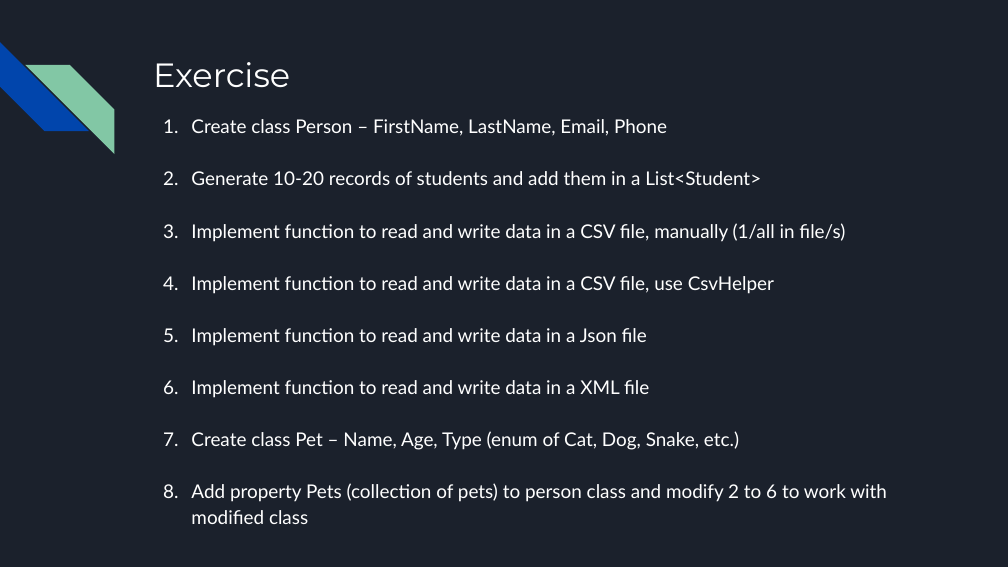
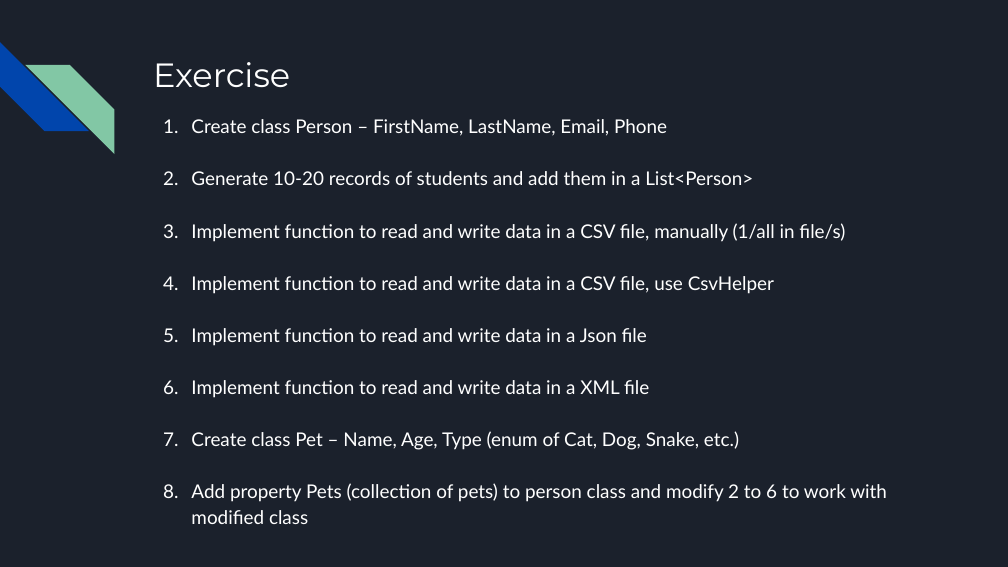
Before and after one commit to bulhard/Principles_Of_Programming, a slide deck: slide 21 of _Presentations/08 Storing Data.pptx. Drawn at 1008x567 pixels with LibreOffice and Linux fonts; fonts in the diff are those of the drawing. Boxes give left, top, right and bottom in pixels: in the first picture for what was removed or moved away, otherwise in the second. Text is boxed around its words. In the diff, an @@ line names an element or a change of style, - is before the commit and + after.

```diff
--- a/_Presentations/08 Storing Data.pptx
+++ b/_Presentations/08 Storing Data.pptx
@@ text at box(191, 171, 753, 185): text changed @@
-2. Generate 10-20 records of students and add them in a List<Student>
+2. Generate 10-20 records of students and add them in a List<Person>
```
Also in this commit, not shown: 1 other slide changed, 5 other files.
